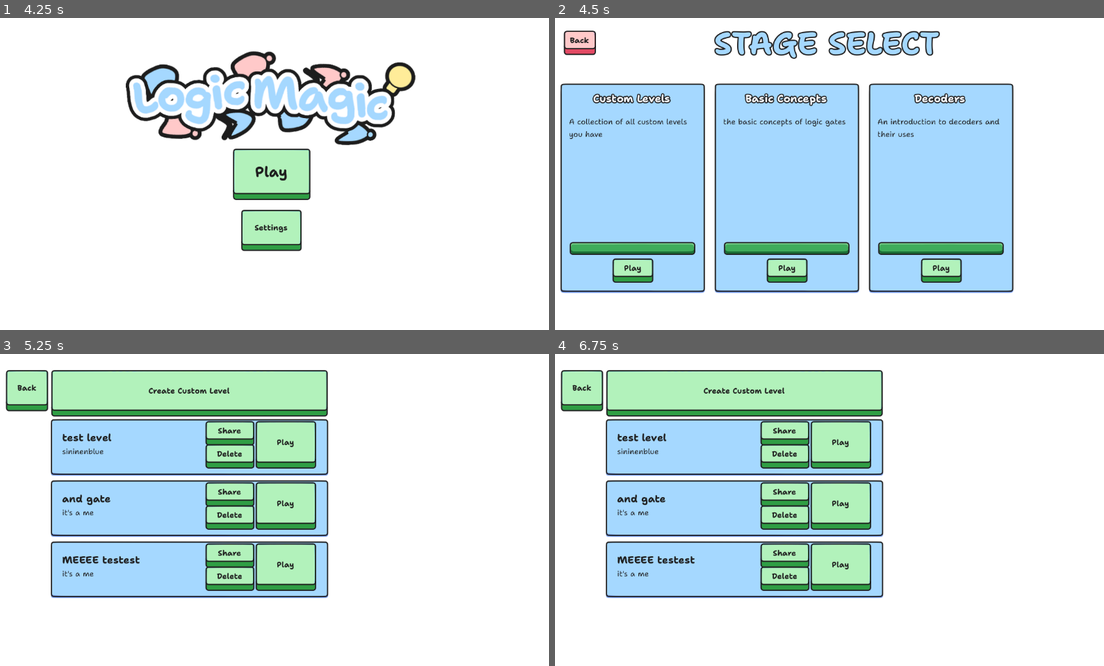
Above: before the commit, frames 1-4 (two rows, left to right).
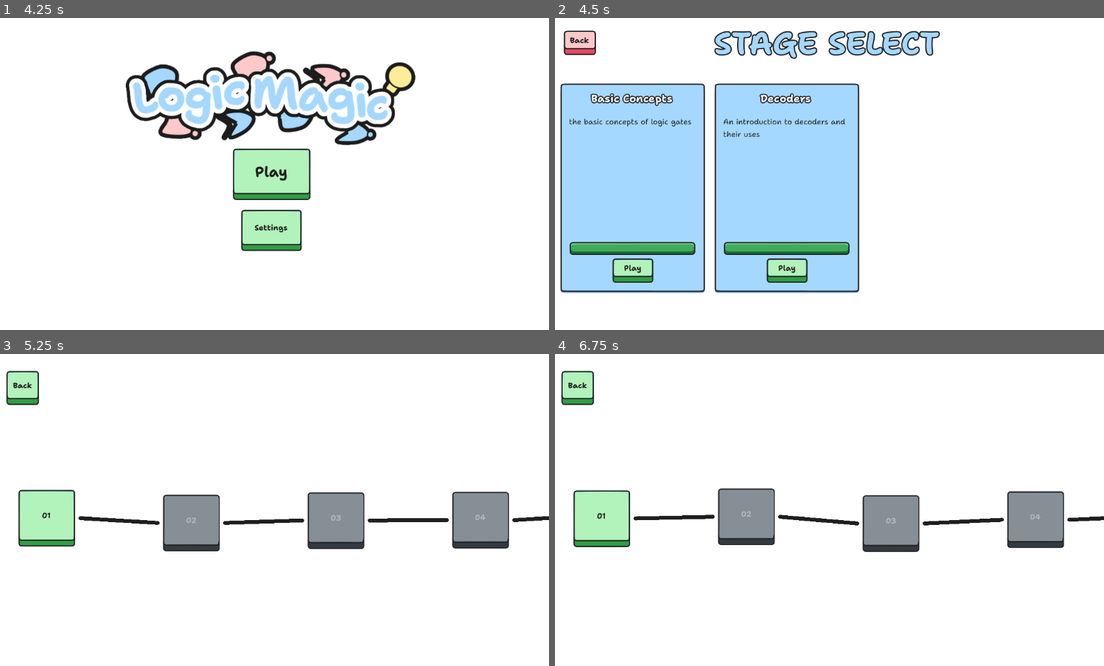
Above: after the commit, the same moments.

Repository: sininen-blue/logic-gate-tesseract
Game: Godot game, scene res://ui/custom_levels/create_custom_level.tscn
Two runs of this game, one before a commit and one after it. Both use one fixed random seed, a clock stepped at 60 frames per second and the inputs below. This scene is started directly instead of the project's main scene.
Inputs (mouse positions are in pixels of both pictures, inside the frame that each line leads up to):
- Up to frame 1 (4.25 s): click (269, 67) at 0.52 s; type "Alex" at 0.6 s; click (269, 111) at 0.75 s; type "12" at 0.83 s; click (269, 242) at 0.98 s; type "12" at 1.07 s; click "Create" at 1.25 s; click "Back" at 2 s; click "Back" at 2.75 s; click "Back" at 3.5 s
- Up to frame 2 (4.5 s): click "Play" at 4.25 s
- Up to frame 3 (5.25 s): click "Play" at 5 s
- Up to frame 4 (6.75 s): click "Back" at 5.75 s; click "Play" at 6.5 s

Frame 1 is identical in both runs. In frame 2, 19% of the frame differs, in the area x 2-84%, y 20-89%; in frame 3, 41%; in frame 4, 41%, in the area x 1-100%, y 5-79%.
Error in both runs: Out of bounds get index '0' (on base: 'Array[String]') (res://ui/custom_levels/create_custom_level.gd:71)

Commit message:
removed old demo files, now sorts by date descending

Diff:
--- a/levels/custom_levels/1-general.json
+++ /dev/null
@@ -1,10 +0,0 @@
-{
-  "title": "test level",
-  "author": "sininenblue",
-  "create_date": "6-9-2024",
-  "description": "A test level, if you're seeing this, something has gone wrong",
-  "end_count": "1",
-  "truth_table": [
-	"0000", "0010", "0100", "0111", "1001", "1011", "1101", "1111"
-  ]
-}
--- a/levels/custom_levels/2-MEEEEtestest.json
+++ /dev/null
@@ -1 +0,0 @@
-{"author":"it's a me","create_date":{"hour":18,"minute":8,"second":22},"description":"mario wooo\n\n\nhooo","end_count":"1","title":"and gate","truth_table":["000","010","100","111"]}
--- a/levels/custom_levels/3-sssss.json
+++ /dev/null
@@ -1 +0,0 @@
-{"author":"it's a me","create_date":{"hour":18,"minute":8,"second":22},"description":"mario wooo\n\n\nhooo","end_count":"2","title":"MEEEE testest","truth_table":["0000","0011","0101","0111","0001","1111","1100","1010","1000"]}
--- a/ui/custom_levels/create_custom_level.gd
+++ b/ui/custom_levels/create_custom_level.gd
@@ -59,7 +59,7 @@
 		level_data["author"] = "Anonymous"
 
 	level_data["author"] = author_edit.text
-	level_data["create_date"] = Time.get_time_dict_from_system() # TODO: this isn't the proper format
+	level_data["create_date"] = Time.get_unix_time_from_system()
 	level_data["description"] = description_edit.text
 	level_data["end_count"] = output_count
 
--- a/ui/custom_levels/custom_levels.gd
+++ b/ui/custom_levels/custom_levels.gd
@@ -1,10 +1,9 @@
 extends Control
 
+const CREATE_CUSTOM_SCENE: String = "uid://c20nqruvjtxah"
+const CUSTOM_STAGE_PANEL: PackedScene = preload("uid://le7ov2wv1ds0")
 
 var stage_dir : DirAccess = DataManager.current_stage
-
-const create_custom_scene: String = "uid://c20nqruvjtxah"
-@onready var custom_stage_panel: PackedScene = preload("uid://le7ov2wv1ds0")
 
 @onready var create_custom_button: Button = $ScrollContainer/LevelsContainer/CreateCustomButton
 @onready var back_button: Button = $BackButton
@@ -15,14 +14,27 @@
 
 
 func _ready() -> void:
-	create_custom_button.pressed.connect(get_tree().change_scene_to_file.bind(create_custom_scene))
+	create_custom_button.pressed.connect(get_tree().change_scene_to_file.bind(CREATE_CUSTOM_SCENE))
 
+	if stage_dir.get_files().is_empty():
+		return
+
+	var all_levels: Array[Dictionary] = []
 	for level in stage_dir.get_files():
-		var new_panel : Panel = custom_stage_panel.instantiate()
+		## NOTE: no checking for whether or not it's a valid level
+		## should check it in level file
+		var level_file : FileAccess = FileAccess.open("user://levels/custom_levels/"+level, FileAccess.READ)
+		var level_data : Dictionary = JSON.parse_string(level_file.get_as_text())
+		all_levels.append(level_data)
 
-		var pwd : String = stage_dir.get_current_dir() + "/"
-		var level_file : FileAccess = FileAccess.open(pwd+level, FileAccess.READ)
-		var level_data : Dictionary = JSON.parse_string(level_file.get_as_text())
+	if all_levels.is_empty():
+		return
 
-		new_panel.level_data = level_data
+	all_levels.sort_custom(sort_time_descending)
+	for level in all_levels:
+		var new_panel : Panel = CUSTOM_STAGE_PANEL.instantiate()
+		new_panel.level_data = level
 		levels_container.add_child(new_panel)
+
+func sort_time_descending(a: Dictionary, b: Dictionary) -> bool:
+	return int(a["create_date"]) > int(b["create_date"])
